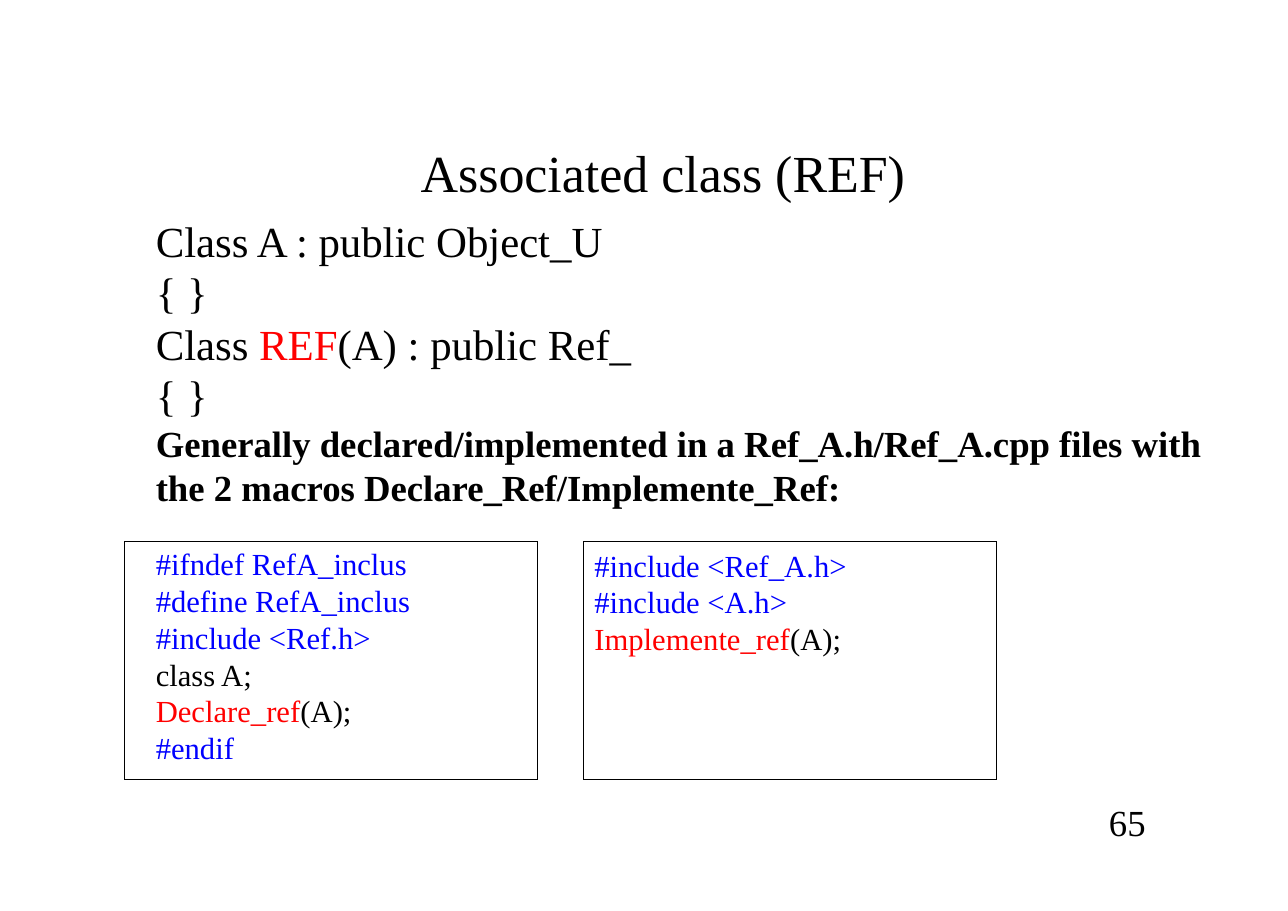
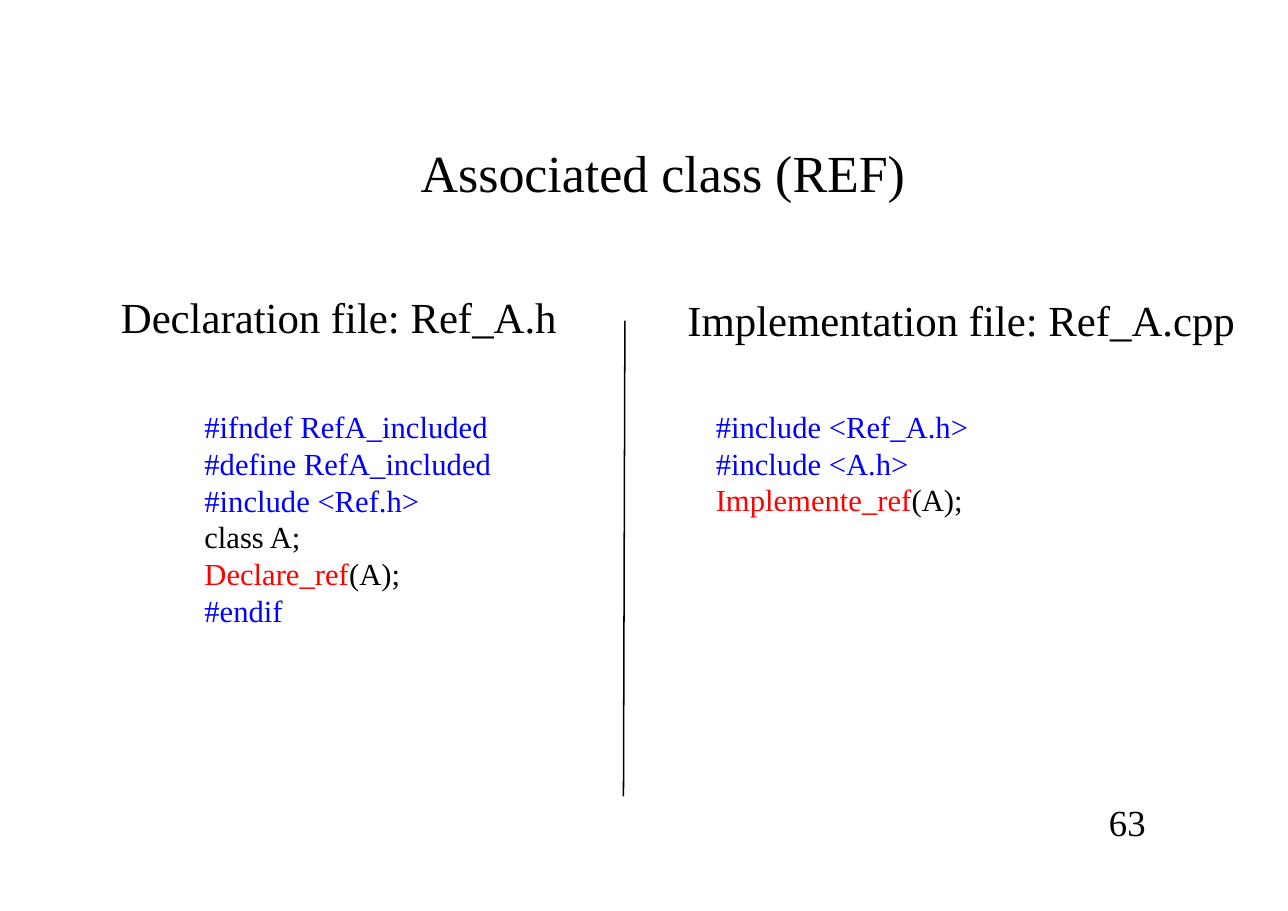
Before and after one commit to cea-trust-platform/trust-code, a slide deck: slide 63 of doc/TRUST/Developer_TRUST_presentation.odp (slide 65 before the commit). Drawn at 1288x911 pixels with LibreOffice and Linux fonts; fonts in the diff are those of the drawing; background and template pictures are left out. Boxes give left, top, right and bottom in pixels: in the first picture for what was removed or moved away, otherwise in the second. Text is boxed around its words. In the diff, an @@ line names an element or a change of style, - is before the commit and + after.

```diff
--- a/doc/TRUST/Developer_TRUST_presentation.odp
+++ b/doc/TRUST/Developer_TRUST_presentation.odp
@@ text removed at (156,227,1201,760) @@
-Class A : public Object_U
-{ }
-Class REF(A) : public Ref_
-{ }
-Generally declared/implemented in a Ref_A.h/Ref_A.cpp files with
-the 2 macros Declare_Ref/Implemente_Ref:
-#ifndef RefA_inclus
-#define RefA_inclus
-#include <Ref.h>
-class A;
-Declare_ref(A);
-#endif
@@ text added at (121,303,557,339), 28 pt, text #000000 @@
+Declaration file: Ref_A.h
@@ line added from (625, 321) to (624, 797), #000000 0.99 pt @@
@@ text added at (687,306,1235,344), 28 pt, text #000000 @@
+Implementation file: Ref_A.cpp
@@ text added at (204,416,491,623), 20 pt, text #0000FF @@
+#ifndef RefA_included
+#define RefA_included
+#include <Ref.h>
+class A;
+Declare_ref(A);
+#endif
@@ text "#include <Ref_A.h>": place and size @@
-text "#include <Ref_A.h>" at (594,555,846,656)
+text "#include <Ref_A.h>" at (716,416,968,517)
@@ rectangle removed at (125,541,538,779) @@
@@ rectangle removed at (584,541,997,779) @@
@@ page number at (1109,811,1146,837): text changed @@
-65
+63
```
Also in this commit, not shown: 33 other slides changed, 1 slide removed, 14 other files.
